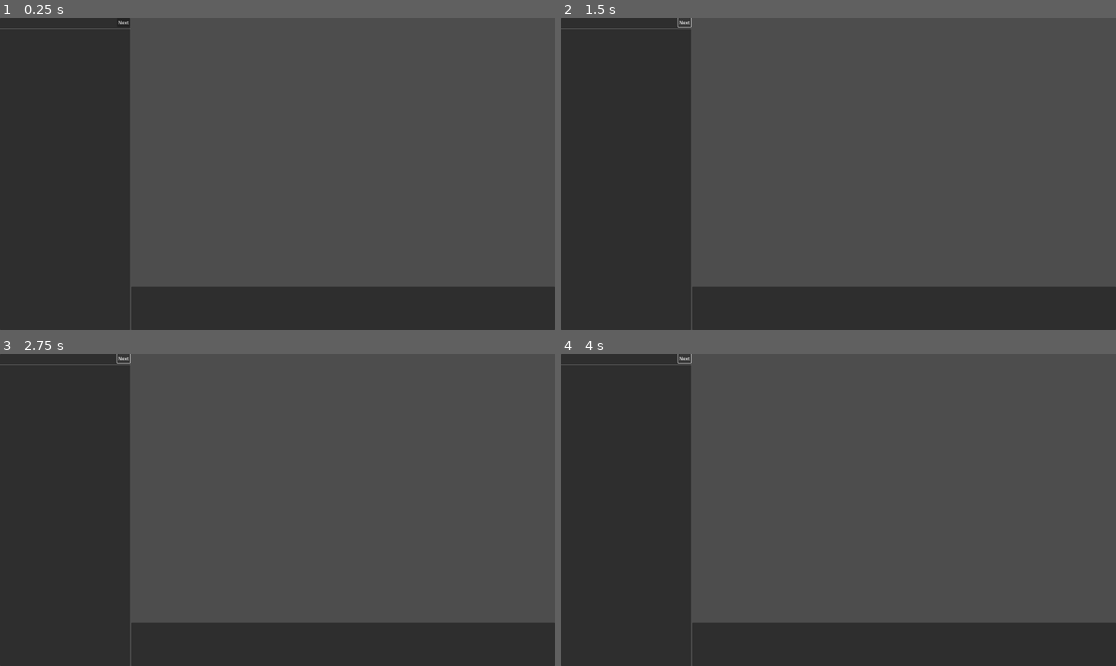
Above: before the commit, frames 1-4 (two rows, left to right).
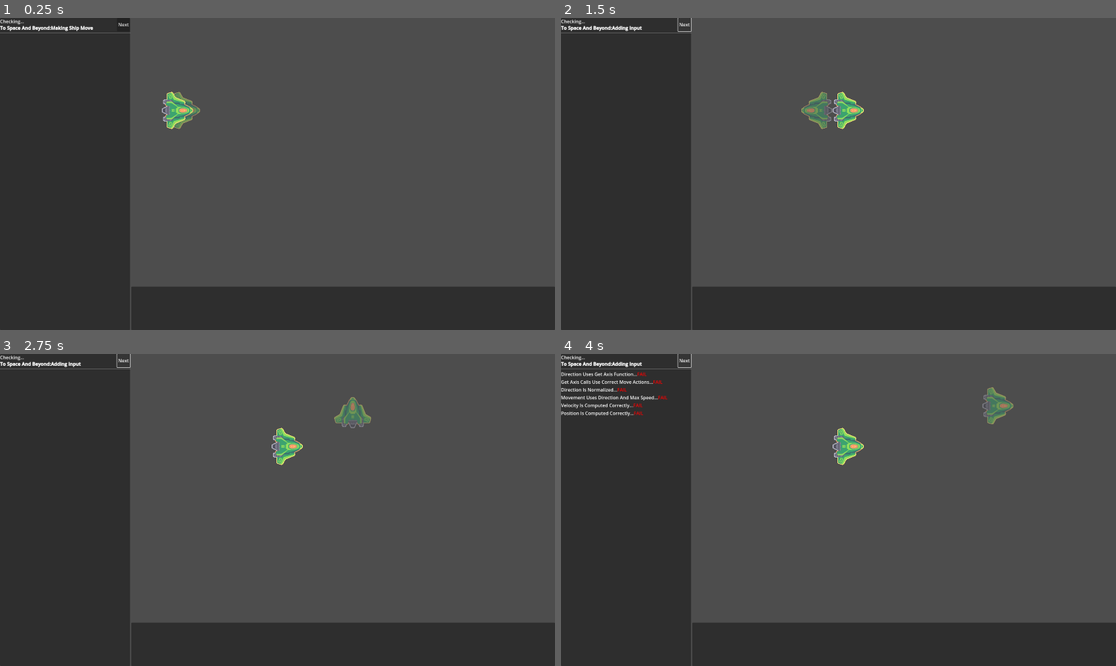
Above: after the commit, the same moments.

Repository: GDQuest/GDPractice
Game: Godot game, scene res://main.tscn
The game is run twice, just before and just after one commit, with the same random seed, the same clock (stepped at 60 frames per second) and the same inputs.
Inputs:
- Up to frame 1 (0.25 s): no input
- Up to frame 2 (1.5 s): click "Next" at 0.5 s; click "Next" at 1.25 s
- Up to frame 3 (2.75 s): hold D (move_right) from 2.03 s (still down); tap Space (boost) at 2.1 s
- Up to frame 4 (4 s): release D (move_right) at 2.78 s; hold S (move_down) 2.78-3.53 s; tap Space (boost) at 2.85, 3.6 s; hold D (move_right) from 3.53 s (still down)

The runs differ from the first frame. In frame 1, 0.8% of the frame differs, in the area x 0-37%, y 0-36%; in frame 2, 1.0%; in frame 3, 1.0%; in frame 4, 1.7%, in the area x 0-82%, y 0-36%.

Commit message:
feat: add WIP practice-solution requirements prototype checker

Diff:
--- /dev/null
+++ b/builder.gd
@@ -0,0 +1,91 @@
+class_name Builder
+
+const DENTS := {"<": -1, ">": 1}
+const PRACTICES_PATH := "res://practices"
+const SOLUTIONS_PATH := "res://solutions"
+
+
+static func build() -> void:
+	var regex_line := RegEx.new()
+	var regex_shift := RegEx.new()
+	regex_line.compile("^(\\h*)(.*)#\\h*(.*)$")
+	regex_shift.compile("^([<>]+)\\h*(.*)")
+	for dir_name in DirAccess.get_directories_at(SOLUTIONS_PATH):
+		print_rich("Building [b]%s[/b]..." % dir_name)
+		build_solution(dir_name, regex_line, regex_shift)
+
+
+static func build_solution(dir_name: StringName, regex_line: RegEx, regex_shift: RegEx) -> void:
+	var solution_dir_path := SOLUTIONS_PATH.path_join(dir_name)
+	var solution_file_paths := Utils.fs_find("*", solution_dir_path)
+	solution_file_paths.assign(solution_file_paths.filter(func(x: String) -> bool: return not (x.ends_with("_test.gd") or x.ends_with("_diff.gd") or x.get_extension() == "import")))
+
+	var solution_diff_path := solution_dir_path.path_join("%s_diff.gd" % dir_name)
+	var solution_diff: GDScript = null
+	if FileAccess.file_exists(solution_diff_path):
+		solution_diff = load(solution_diff_path)
+
+	var log_message := "\t%s...%s"
+	for solution_file_path in solution_file_paths:
+		var extension := solution_file_path.get_extension()
+		var practice_file_path: String = solution_file_path.replace(SOLUTIONS_PATH, PRACTICES_PATH)
+		var practice_file_modified_time := FileAccess.get_modified_time(practice_file_path)
+		if (
+			FileAccess.file_exists(practice_file_path)
+			and practice_file_modified_time > FileAccess.get_modified_time(solution_file_path)
+			and practice_file_modified_time > FileAccess.get_modified_time(solution_diff_path)
+		):
+			print_rich(log_message % [practice_file_path, "[color=orange]SKIP[/color]"])
+			continue
+
+		DirAccess.make_dir_recursive_absolute(practice_file_path.get_base_dir())
+		if extension == "tscn" and solution_diff != null:
+			var solution_scene: Node = load(solution_file_path).instantiate()
+			var func_name := solution_file_path.get_file().get_basename()
+			if func_name in solution_diff:
+				solution_diff.call(func_name, solution_scene)
+				var practice_packed_scene := PackedScene.new()
+				practice_packed_scene.pack(solution_scene)
+				ResourceSaver.save(practice_packed_scene, practice_file_path)
+				print_rich(log_message % [solution_file_path, "[color=blue]DIFF[/color]"])
+
+		else:
+			DirAccess.copy_absolute(solution_file_path, practice_file_path)
+			print_rich(log_message % [practice_file_path, "[color=green]COPY[/color]"])
+
+		if extension in ["gd", "tscn"]:
+			var contents := FileAccess.get_file_as_string(practice_file_path)
+			if extension == "gd":
+				contents = _process_gd(contents, regex_line, regex_shift)
+			contents = contents.replace(SOLUTIONS_PATH, PRACTICES_PATH)
+			FileAccess.open(practice_file_path, FileAccess.WRITE).store_string(contents)
+			print_rich(log_message % [practice_file_path, "[color=yellow]PROCESS[/color]"])
+
+
+static func _process_gd(contents: String, regex_line: RegEx, regex_shift: RegEx) -> String:
+	var partial_result := []
+	for line in contents.split("\n"):
+		var processed := _process_line(line, regex_line, regex_shift)
+		if processed.do_skip:
+			continue
+		partial_result.push_back(processed.line)
+	return "\n".join(partial_result).strip_edges() + "\n"
+
+
+static func _process_line(line: String, regex_line: RegEx, regex_shift: RegEx) -> Dictionary:
+	var result := {line = line, do_skip = false}
+	var regex_line_match := regex_line.search(line)
+	if regex_line_match != null and not regex_line_match.strings[2].is_empty():
+		result.line = _process_tabs(regex_line_match.strings[1], regex_line_match.strings[3].strip_edges(), regex_shift)
+		result.do_skip = not line.strip_edges().is_empty() and result.line.strip_edges().is_empty()
+	return result
+
+
+static func _process_tabs(prefix: String, line: String, regex_shift: RegEx) -> String:
+	var tabs := prefix.count("\t")
+	var regex_shift_match := regex_shift.search(line)
+	if regex_shift_match != null:
+		for shift in regex_shift_match.strings[1]:
+			tabs += DENTS[shift]
+		line = regex_shift_match.strings[2]
+	return "\t".repeat(tabs) + line
--- a/main.gd
+++ b/main.gd
@@ -1,150 +1,8 @@
 extends Control
 
-const DENTS := {"<": -1, ">": 1}
-const PRACTICES_PATH := "res://practices"
-const SOLUTIONS_PATH := "res://solutions"
-
-const Test := preload("%s/test.gd" % SOLUTIONS_PATH)
-
-var practices := {
-	"to space and beyond": [
-		"making_ship_move",
-		"adding_input",
-#		"adding_timer",
-	],
-}
-
-@onready var sub_viewport: SubViewport = %SubViewport
-@onready var title_rich_text_label: RichTextLabel = %TitleRichTextLabel
-@onready var checks_v_box_container: VBoxContainer = %ChecksVBoxContainer
-@onready var next_button: Button = %NextButton
+@onready var tester: Tester = %Tester
 
 
 func _ready() -> void:
-	build()
-#	check()
-
-
-func check() -> void:
-	var practice_count := practices.size()
-	for project_name in practices:
-		for practice_name in practices[project_name]:
-			await check_practice(practice_name, project_name)
-			await next_button.pressed
-			for node in checks_v_box_container.get_children():
-				node.queue_free()
-
-
-func check_practice(dir_name: StringName, project_name: String) -> void:
-	for node in sub_viewport.get_children():
-		node.queue_free()
-
-	var scene_name := "".join([dir_name, ".tscn"])
-	var solution_scene := load(SOLUTIONS_PATH.path_join(dir_name).path_join(scene_name))
-	var solution: Node = solution_scene.instantiate()
-	sub_viewport.add_child(solution)
-	if solution is Node2D:
-		solution.modulate.a = 0.5
-
-	var practice_scene := load(PRACTICES_PATH.path_join(dir_name).path_join(scene_name))
-	var practice: Node = practice_scene.instantiate()
-	sub_viewport.add_child(practice)
-
-	scene_name = "".join([dir_name, "_test.gd"])
-	var test_script := load(SOLUTIONS_PATH.path_join(dir_name).path_join(scene_name))
-	var test: Test = test_script.new()
-	sub_viewport.add_child(test)
-#
-	title_rich_text_label.text = "Checking...\n[b]%s:%s[/b]" % [
-		project_name,
-		dir_name,
-	].map(func(x: String) -> String: return x.capitalize())
-	print_rich("\n%s" % title_rich_text_label.text)
-	await test.setup(practice, solution)
-	await test.run(checks_v_box_container)
-
-
-func build() -> void:
-	var regex_line := RegEx.new()
-	var regex_shift := RegEx.new()
-	regex_line.compile("^(\\h*)(.*)#\\h*(.*)$")
-	regex_shift.compile("^([<>]+)\\h*(.*)")
-	for dir_name in DirAccess.get_directories_at(SOLUTIONS_PATH):
-		print_rich("Building [b]%s[/b]..." % dir_name)
-		build_solution(dir_name, regex_line, regex_shift)
-
-
-func build_solution(dir_name: StringName, regex_line: RegEx, regex_shift: RegEx) -> void:
-	var solution_dir_path := SOLUTIONS_PATH.path_join(dir_name)
-	var solution_file_paths := Utils.fs_find("*", solution_dir_path)
-	solution_file_paths.assign(solution_file_paths.filter(func(x: String) -> bool: return not (x.ends_with("_test.gd") or x.ends_with("_diff.gd") or x.get_extension() == "import")))
-
-	var solution_diff_path := solution_dir_path.path_join("%s_diff.gd" % dir_name)
-	var solution_diff: GDScript = null
-	if FileAccess.file_exists(solution_diff_path):
-		solution_diff = load(solution_diff_path)
-
-	var log_message := "\t%s...%s"
-	for solution_file_path in solution_file_paths:
-		var extension := solution_file_path.get_extension()
-		var practice_file_path: String = solution_file_path.replace(SOLUTIONS_PATH, PRACTICES_PATH)
-		var practice_file_modified_time := FileAccess.get_modified_time(practice_file_path)
-		if (
-			FileAccess.file_exists(practice_file_path)
-			and practice_file_modified_time > FileAccess.get_modified_time(solution_file_path)
-			and practice_file_modified_time > FileAccess.get_modified_time(solution_diff_path)
-		):
-			print_rich(log_message % [practice_file_path, "[color=orange]SKIP[/color]"])
-			continue
-
-		DirAccess.make_dir_recursive_absolute(practice_file_path.get_base_dir())
-		if extension == "tscn" and solution_diff != null:
-			var solution_scene: Node = load(solution_file_path).instantiate()
-			var func_name := solution_file_path.get_file().get_basename()
-			if func_name in solution_diff:
-				solution_diff.call(func_name, solution_scene)
-				var practice_packed_scene := PackedScene.new()
-				practice_packed_scene.pack(solution_scene)
-				ResourceSaver.save(practice_packed_scene, practice_file_path)
-				print_rich(log_message % [solution_file_path, "[color=blue]DIFF[/color]"])
-
-		else:
-			DirAccess.copy_absolute(solution_file_path, practice_file_path)
-			print_rich(log_message % [practice_file_path, "[color=green]COPY[/color]"])
-
-		if extension in ["gd", "tscn"]:
-			var contents := FileAccess.get_file_as_string(practice_file_path)
-			if extension == "gd":
-				contents = _process_gd(contents, regex_line, regex_shift)
-			contents = contents.replace(SOLUTIONS_PATH, PRACTICES_PATH)
-			FileAccess.open(practice_file_path, FileAccess.WRITE).store_string(contents)
-			print_rich(log_message % [practice_file_path, "[color=yellow]PROCESS[/color]"])
-
-
-static func _process_gd(contents: String, regex_line: RegEx, regex_shift: RegEx) -> String:
-	var partial_result := []
-	for line in contents.split("\n"):
-		var processed := _process_line(line, regex_line, regex_shift)
-		if processed.do_skip:
-			continue
-		partial_result.push_back(processed.line)
-	return "\n".join(partial_result).strip_edges() + "\n"
-
-
-static func _process_line(line: String, regex_line: RegEx, regex_shift: RegEx) -> Dictionary:
-	var result := {line = line, do_skip = false}
-	var regex_line_match := regex_line.search(line)
-	if regex_line_match != null and not regex_line_match.strings[2].is_empty():
-		result.line = _process_tabs(regex_line_match.strings[1], regex_line_match.strings[3].strip_edges(), regex_shift)
-		result.do_skip = not line.strip_edges().is_empty() and result.line.strip_edges().is_empty()
-	return result
-
-
-static func _process_tabs(prefix: String, line: String, regex_shift: RegEx) -> String:
-	var tabs := prefix.count("\t")
-	var regex_shift_match := regex_shift.search(line)
-	if regex_shift_match != null:
-		for shift in regex_shift_match.strings[1]:
-			tabs += DENTS[shift]
-		line = regex_shift_match.strings[2]
-	return "\t".repeat(tabs) + line
+#	Builder.build()
+	tester.check()
--- a/main.tscn
+++ b/main.tscn
@@ -1,5 +1,6 @@
-[gd_scene load_steps=2 format=3 uid="uid://bnnxfl3thl8qk"]
+[gd_scene load_steps=3 format=3 uid="uid://vtj8psyt304v"]
 
+[ext_resource type="PackedScene" uid="uid://bnnxfl3thl8qk" path="res://tester.tscn" id="1_4nsuc"]
 [ext_resource type="Script" path="res://main.gd" id="1_b8oj2"]
 
 [node name="Main" type="Control"]
@@ -11,60 +12,6 @@
 grow_vertical = 2
 script = ExtResource("1_b8oj2")
 
-[node name="HBoxContainer" type="HBoxContainer" parent="."]
+[node name="Tester" parent="." instance=ExtResource("1_4nsuc")]
+unique_name_in_owner = true
 layout_mode = 1
-anchors_preset = 15
-anchor_right = 1.0
-anchor_bottom = 1.0
-grow_horizontal = 2
-grow_vertical = 2
-
-[node name="PanelContainer" type="PanelContainer" parent="HBoxContainer"]
-custom_minimum_size = Vector2(450, 0)
-layout_mode = 2
-
-[node name="VBoxContainer" type="VBoxContainer" parent="HBoxContainer/PanelContainer"]
-layout_mode = 2
-
-[node name="HBoxContainer" type="HBoxContainer" parent="HBoxContainer/PanelContainer/VBoxContainer"]
-layout_mode = 2
-
-[node name="TitleRichTextLabel" type="RichTextLabel" parent="HBoxContainer/PanelContainer/VBoxContainer/HBoxContainer"]
-unique_name_in_owner = true
-layout_mode = 2
-size_flags_horizontal = 3
-bbcode_enabled = true
-fit_content = true
-
-[node name="NextButton" type="Button" parent="HBoxContainer/PanelContainer/VBoxContainer/HBoxContainer"]
-unique_name_in_owner = true
-layout_mode = 2
-size_flags_horizontal = 8
-text = "Next"
-
-[node name="HSeparator" type="HSeparator" parent="HBoxContainer/PanelContainer/VBoxContainer"]
-layout_mode = 2
-
-[node name="ChecksVBoxContainer" type="VBoxContainer" parent="HBoxContainer/PanelContainer/VBoxContainer"]
-unique_name_in_owner = true
-layout_mode = 2
-size_flags_vertical = 3
-
-[node name="VBoxContainer" type="VBoxContainer" parent="HBoxContainer"]
-layout_mode = 2
-size_flags_horizontal = 3
-
-[node name="SubViewportContainer" type="SubViewportContainer" parent="HBoxContainer/VBoxContainer"]
-layout_mode = 2
-size_flags_vertical = 3
-stretch = true
-
-[node name="SubViewport" type="SubViewport" parent="HBoxContainer/VBoxContainer/SubViewportContainer"]
-unique_name_in_owner = true
-handle_input_locally = false
-size = Vector2i(1466, 926)
-render_target_update_mode = 4
-
-[node name="PanelContainer" type="PanelContainer" parent="HBoxContainer/VBoxContainer"]
-custom_minimum_size = Vector2(0, 150)
-layout_mode = 2
--- a/practices/adding_input/adding_input.tscn
+++ b/practices/adding_input/adding_input.tscn
@@ -1,9 +1,9 @@
 [gd_scene load_steps=3 format=3 uid="uid://bt54o81n3n353"]
 
 [ext_resource type="Texture2D" uid="uid://x18ctliprf48" path="res://shared/green_ship.png" id="1_qvphc"]
-[ext_resource type="Script" path="res://solutions/adding_input/adding_input.gd" id="2_rmeml"]
+[ext_resource type="Script" path="res://practices/adding_input/adding_input.gd" id="2_llk8l"]
 
 [node name="Sprite2D" type="Sprite2D"]
 position = Vector2(540, 320)
 texture = ExtResource("1_qvphc")
-script = ExtResource("2_rmeml")
+script = ExtResource("2_llk8l")
--- a/practices/making_ship_move/making_ship_move.tscn
+++ b/practices/making_ship_move/making_ship_move.tscn
@@ -1,9 +1,9 @@
 [gd_scene load_steps=3 format=3 uid="uid://c5a8162lj0ru5"]
 
 [ext_resource type="Texture2D" uid="uid://x18ctliprf48" path="res://shared/green_ship.png" id="1_5h5h8"]
-[ext_resource type="Script" path="res://solutions/making_ship_move/making_ship_move.gd" id="2_teqfc"]
+[ext_resource type="Script" path="res://practices/making_ship_move/making_ship_move.gd" id="2_ojv12"]
 
 [node name="Sprite2D" type="Sprite2D"]
 position = Vector2(160, 320)
 texture = ExtResource("1_5h5h8")
-script = ExtResource("2_teqfc")
+script = ExtResource("2_ojv12")
--- a/solutions/adding_input/adding_input_test.gd
+++ b/solutions/adding_input/adding_input_test.gd
@@ -45,7 +45,7 @@
 
 
 func test_direction_uses_get_axis_function() -> bool:
-	return matches_code_line(['direction=Vector2(Input.get_axis(*),Input.get_axis(*))'])
+	return _matches_code_line(['direction=Vector2(Input.get_axis(*),Input.get_axis(*))'])
 
 
 func test_get_axis_calls_use_correct_move_actions() -> bool:
--- a/solutions/making_ship_move/making_ship_move_test.gd
+++ b/solutions/making_ship_move/making_ship_move_test.gd
@@ -3,6 +3,10 @@
 
 func setup(practice: Node, solution: Node) -> void:
 	super(practice, solution)
+	if not _are_requirements_valid:
+		get_tree().quit()
+		return
+
 	if not practice.velocity.is_zero_approx():
 		solution.velocity = practice.velocity
 	await _connect_for(get_tree().process_frame, populate_test_space, 1.0)
--- a/solutions/test.gd
+++ b/solutions/test.gd
@@ -11,6 +11,7 @@
 	false: "red",
 }
 
+var _are_requirements_valid := false
 var _test_space: Array[Dictionary] = []
 var _practice_code: Array[String] = []
 var _practice: Node = null
@@ -20,10 +21,17 @@
 func setup(practice: Node, solution: Node) -> void:
 	_practice = practice
 	_solution = solution
-	_preprocess_practice_code(_practice.get_script())
+	_are_requirements_valid = _check_requirements()
+	if not _are_requirements_valid:
+		return
+
+	_practice_code = _preprocess_practice_code(_practice.get_script())
 
 
 func run(checks_v_box_container: VBoxContainer) -> void:
+	if not _are_requirements_valid:
+		return
+
 	_test_space = _test_space.slice(1)
 	for d in get_method_list().filter(func(x: Dictionary) -> bool: return x.name.begins_with(PREFIX)):
 		var has_passed: bool = await call(d.name)
@@ -38,9 +46,39 @@
 		print_rich("\t%s" % rich_text_label.text)
 
 
+func _check_requirements() -> bool:
+	var result := [
+		_check_script_requirement(),
+		_check_functions_requirement(),
+		_check_members_requirement(),
+	]
+	return result.all(func(x: bool) -> bool: return x)
+
+
+func _check_script_requirement() -> bool:
+	var practice_script: Script = _practice.get_script()
+	var solution_script: Script = _solution.get_script()
+	return (
+		practice_script
+		and solution_script
+		and practice_script.resource_path.begins_with(Builder.PRACTICES_PATH)
+		and solution_script.resource_path.begins_with(Builder.SOLUTIONS_PATH)
+		and practice_script.resource_path.get_file() == solution_script.resource_path.get_file()
+	)
+
+
+func _check_functions_requirement() -> bool:
+	return _practice.get_method_list() == _solution.get_method_list()
+
+
+func _check_members_requirement() -> bool:
+	var predicate := func(x: Dictionary) -> bool: return not x.hint_string.begins_with("res://")
+	return _practice.get_property_list().filter(predicate) == _solution.get_property_list().filter(predicate)
+
+
 # Returns true if a line in the input `code` matches one of the `target_lines`.
 # Uses String.match to match lines, so you can use ? and * in `target_lines`.
-func matches_code_line(target_lines: Array) -> bool:
+func _matches_code_line(target_lines: Array) -> bool:
 	for line in _practice_code:
 		for match_pattern in target_lines:
 			if line.match(match_pattern):
@@ -54,15 +92,6 @@
 	sig.disconnect(callback)
 
 
-func _preprocess_practice_code(practice_script: Script) -> void:
-	var comment_suffix := RegEx.new()
-	comment_suffix.compile(COMMENT_REGEX)
-	for line in practice_script.source_code.split("\n"):
-		line = line.strip_edges().replace(" ", "")
-		if not (line.is_empty() or line.begins_with("#")):
-			_practice_code.append(comment_suffix.sub(line, ""))
-
-
 func _test_sliding_window(fail_predicate: Callable) -> bool:
 	var result := true
 	var x: Dictionary = _test_space[0]
@@ -72,3 +101,14 @@
 			break
 		x = y
 	return result
+
+
+static func _preprocess_practice_code(practice_script: Script) -> Array[String]:
+	var result: Array[String] = []
+	var comment_suffix := RegEx.new()
+	comment_suffix.compile(COMMENT_REGEX)
+	for line in practice_script.source_code.split("\n"):
+		line = line.strip_edges().replace(" ", "")
+		if not (line.is_empty() or line.begins_with("#")):
+			result.push_back(comment_suffix.sub(line, ""))
+	return result
--- /dev/null
+++ b/tester.gd
@@ -0,0 +1,54 @@
+class_name Tester extends Control
+
+var practices := {
+	"to space and beyond": [
+		"making_ship_move",
+		"adding_input",
+#		"adding_timer",
+	],
+}
+
+@onready var sub_viewport: SubViewport = %SubViewport
+@onready var title_rich_text_label: RichTextLabel = %TitleRichTextLabel
+@onready var checks_v_box_container: VBoxContainer = %ChecksVBoxContainer
+@onready var next_button: Button = %NextButton
+
+
+func check() -> void:
+	var practice_count := practices.size()
+	for project_name in practices:
+		for practice_name in practices[project_name]:
+			await check_practice(practice_name, project_name)
+			await next_button.pressed
+			for node in checks_v_box_container.get_children():
+				node.queue_free()
+		break
+
+
+func check_practice(dir_name: StringName, project_name: String) -> void:
+	for node in sub_viewport.get_children():
+		node.queue_free()
+
+	var scene_name := "".join([dir_name, ".tscn"])
+	var solution_scene := load(Builder.SOLUTIONS_PATH.path_join(dir_name).path_join(scene_name))
+	var solution: Node = solution_scene.instantiate()
+	sub_viewport.add_child(solution)
+	if solution is Node2D:
+		solution.modulate.a = 0.5
+
+	var practice_scene := load(Builder.PRACTICES_PATH.path_join(dir_name).path_join(scene_name))
+	var practice: Node = practice_scene.instantiate()
+	sub_viewport.add_child(practice)
+
+	scene_name = "".join([dir_name, "_test.gd"])
+	var test_script := load(Builder.SOLUTIONS_PATH.path_join(dir_name).path_join(scene_name))
+	var test: Test = test_script.new()
+	sub_viewport.add_child(test)
+#
+	title_rich_text_label.text = "Checking...\n[b]%s:%s[/b]" % [
+		project_name,
+		dir_name,
+	].map(func(x: String) -> String: return x.capitalize())
+	print_rich("\n%s" % title_rich_text_label.text)
+	await test.setup(practice, solution)
+	await test.run(checks_v_box_container)
--- /dev/null
+++ b/tester.tscn
@@ -0,0 +1,70 @@
+[gd_scene load_steps=2 format=3 uid="uid://bnnxfl3thl8qk"]
+
+[ext_resource type="Script" path="res://tester.gd" id="1_awhsl"]
+
+[node name="Tester" type="Control"]
+layout_mode = 3
+anchors_preset = 15
+anchor_right = 1.0
+anchor_bottom = 1.0
+grow_horizontal = 2
+grow_vertical = 2
+script = ExtResource("1_awhsl")
+
+[node name="HBoxContainer" type="HBoxContainer" parent="."]
+layout_mode = 1
+anchors_preset = 15
+anchor_right = 1.0
+anchor_bottom = 1.0
+grow_horizontal = 2
+grow_vertical = 2
+
+[node name="PanelContainer" type="PanelContainer" parent="HBoxContainer"]
+custom_minimum_size = Vector2(450, 0)
+layout_mode = 2
+
+[node name="VBoxContainer" type="VBoxContainer" parent="HBoxContainer/PanelContainer"]
+layout_mode = 2
+
+[node name="HBoxContainer" type="HBoxContainer" parent="HBoxContainer/PanelContainer/VBoxContainer"]
+layout_mode = 2
+
+[node name="TitleRichTextLabel" type="RichTextLabel" parent="HBoxContainer/PanelContainer/VBoxContainer/HBoxContainer"]
+unique_name_in_owner = true
+layout_mode = 2
+size_flags_horizontal = 3
+bbcode_enabled = true
+fit_content = true
+
+[node name="NextButton" type="Button" parent="HBoxContainer/PanelContainer/VBoxContainer/HBoxContainer"]
+unique_name_in_owner = true
+layout_mode = 2
+size_flags_horizontal = 8
+text = "Next"
+
+[node name="HSeparator" type="HSeparator" parent="HBoxContainer/PanelContainer/VBoxContainer"]
+layout_mode = 2
+
+[node name="ChecksVBoxContainer" type="VBoxContainer" parent="HBoxContainer/PanelContainer/VBoxContainer"]
+unique_name_in_owner = true
+layout_mode = 2
+size_flags_vertical = 3
+
+[node name="VBoxContainer" type="VBoxContainer" parent="HBoxContainer"]
+layout_mode = 2
+size_flags_horizontal = 3
+
+[node name="SubViewportContainer" type="SubViewportContainer" parent="HBoxContainer/VBoxContainer"]
+layout_mode = 2
+size_flags_vertical = 3
+stretch = true
+
+[node name="SubViewport" type="SubViewport" parent="HBoxContainer/VBoxContainer/SubViewportContainer"]
+unique_name_in_owner = true
+handle_input_locally = false
+size = Vector2i(1466, 926)
+render_target_update_mode = 4
+
+[node name="PanelContainer" type="PanelContainer" parent="HBoxContainer/VBoxContainer"]
+custom_minimum_size = Vector2(0, 150)
+layout_mode = 2
